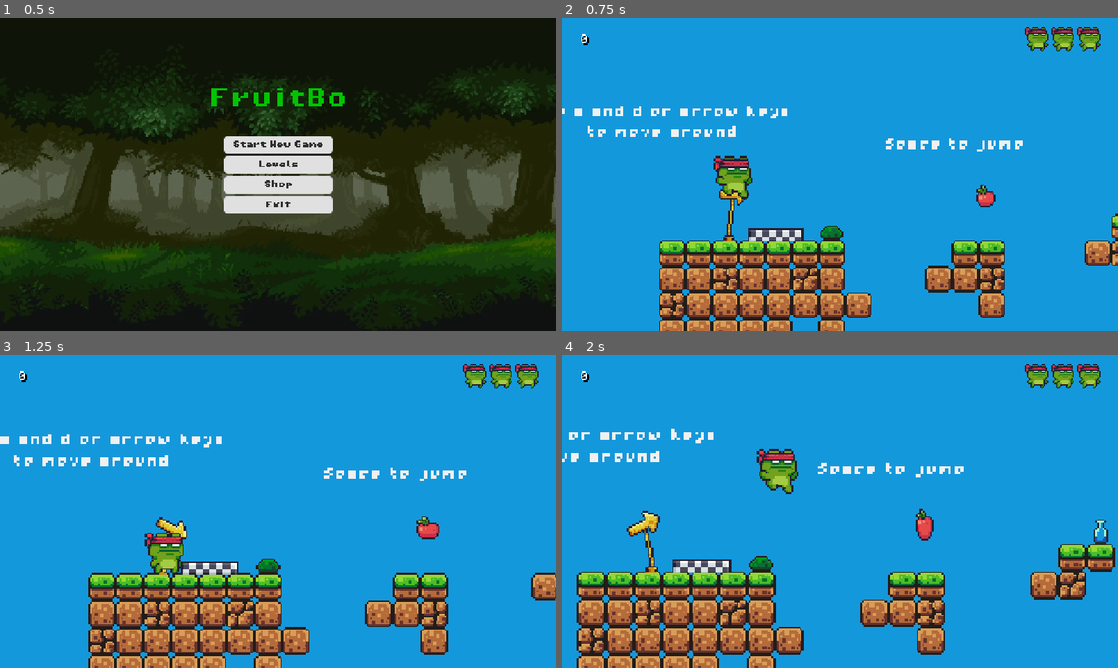
Above: before the commit, frames 1-4 (two rows, left to right).
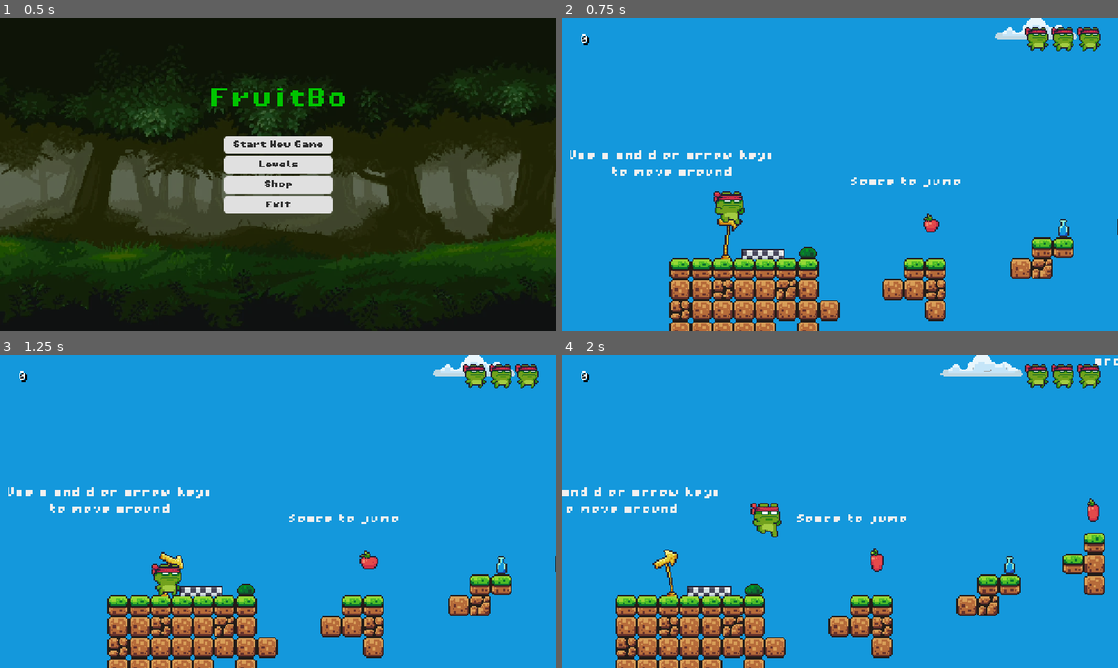
Above: after the commit, the same moments.

Repository: anushjindal19/jumpmasterrepo
Game: Godot game, scene res://scenes/GUI and Menus/main_menu.tscn
Two runs of this game, one before a commit and one after it. Both use one fixed random seed, a clock stepped at 60 frames per second and the inputs below.
Inputs:
- Up to frame 1 (0.5 s): no input
- Up to frame 2 (0.75 s): click "Start New Game" at 0.5 s
- Up to frame 3 (1.25 s): no input
- Up to frame 4 (2 s): hold D (right) from 1.28 s (still down); tap Space (jump) at 1.52 s

Frame 1 is identical in both runs. In frame 2, 17% of the frame differs, in the area x 0-100%, y 0-100%; in frame 3, 19%; in frame 4, 21%.

Commit message:
Zoom the camera out a step: base zoom 3, furthest zoom-out 1.5
The resting view goes from 320x180 to about 427x240 world pixels. 3 is still a
whole number, so tiles and the 32x32 characters stay pixel-exact while resting.
The furthest zoom-out drops by the same ratio, so high platforms get the same
relative room as before.

Diff:
--- a/scripts/player_camera.gd
+++ b/scripts/player_camera.gd
@@ -6,8 +6,8 @@
 # Horizontally it shows more of the level in the direction the player is running.
 # Sits under the player in each level, but positions itself in world space.
 
-@export var base_zoom := 4.0
-@export var min_zoom := 2.0  # The furthest it zooms out
+@export var base_zoom := 3.0
+@export var min_zoom := 1.5  # The furthest it zooms out
 @export var headroom := 72.0  # Space kept above the head of a standing player (a single jump is 50 px)
 @export var look_ahead := 0.2  # Extra view in the running direction, as a fraction of the view width
 @export var horizontal_speed := 3.0  # How quickly each part catches up (higher = snappier)
